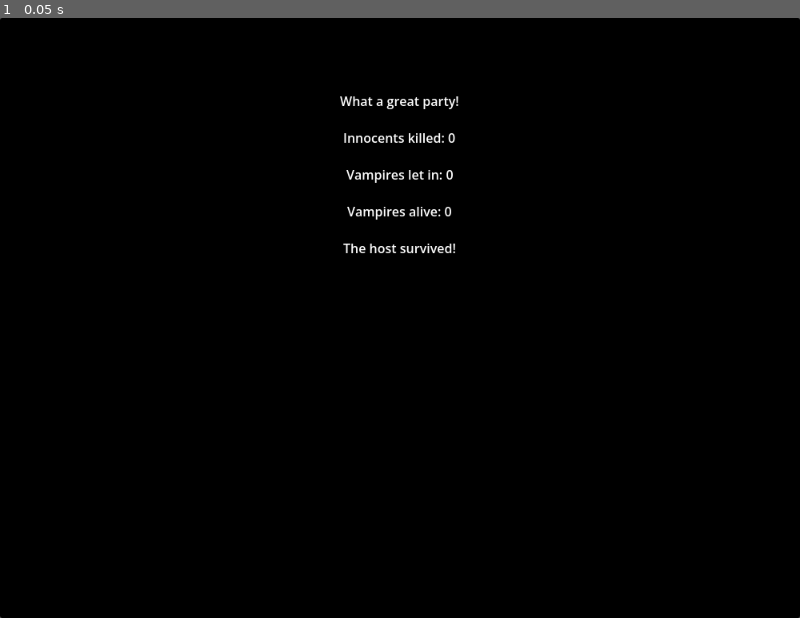
Above: before the commit, frame 1.
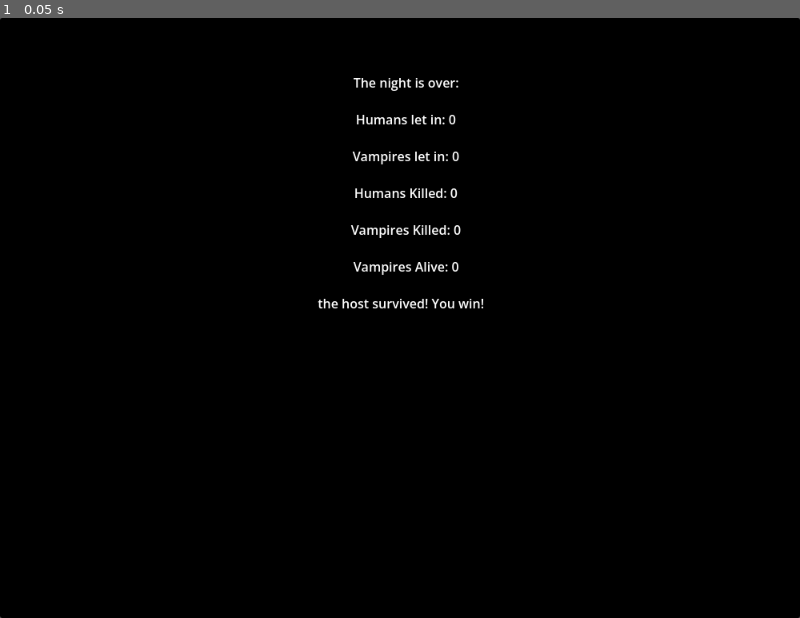
Above: after the commit, the same moment.

Repository: howarja/Vampire-Game
Game: Godot game, scene res://scenes/EndingScene.tscn
Two runs of this game, one before a commit and one after it. Both use one fixed random seed, a clock stepped at 60 frames per second and the inputs below. This scene is started directly instead of the project's main scene.
Inputs:
- Up to frame 1 (0.05 s): no input

The runs differ from the first frame. In frame 1, 1.6% of the frame differs, in the area x 39-61%, y 10-49%.

Commit message:
added stats to ending

Diff:
--- a/Characters/CountDown.tres
+++ b/Characters/CountDown.tres
@@ -30,6 +30,7 @@
 [resource]
 script = ExtResource("1_1rehx")
 fullName = "Count Down"
+vampire = true
 sprite = ExtResource("3_wimtb")
 afraidSprite = ExtResource("1_hush4")
 introDialaogue = Array[String](["what up", "its me the big count", "get ready for some goblin poker", "yep, its gambling time"])
--- a/scenes/EndingScene.tscn
+++ b/scenes/EndingScene.tscn
@@ -1,4 +1,6 @@
 [gd_scene format=3 uid="uid://c2ai1lfapplik"]
+
+[ext_resource type="Script" uid="uid://c8lbmb2jy31v3" path="res://scenes/ending_scene.gd" id="1_ldsnl"]
 
 [sub_resource type="StyleBoxFlat" id="StyleBoxFlat_qnm0e"]
 content_margin_left = 0.0
@@ -12,7 +14,9 @@
 corner_radius_bottom_left = 3
 corner_detail = 5
 
-[node name="EndingScene" type="Node2D" unique_id=2130332170]
+[node name="EndingScene" type="Node2D" unique_id=2130332170 node_paths=PackedStringArray("text")]
+script = ExtResource("1_ldsnl")
+text = NodePath("CanvasLayer/RichTextLabel")
 
 [node name="CanvasLayer" type="CanvasLayer" parent="." unique_id=1850741684]
 
--- /dev/null
+++ b/scenes/ending_scene.gd
@@ -0,0 +1,27 @@
+extends Node2D
+
+@export var text: RichTextLabel;
+
+
+func _ready() -> void:
+	var vampiresAlive: int = Globals.vampiresLetIn-Globals.vampiresKilled;
+
+	text.text = "[center]
+
+
+	The night is over:
+
+	Humans let in: "+str(Globals.humansLetIn)+"
+
+	Vampires let in: "+str(Globals.vampiresLetIn)+"
+
+	Humans Killed: "+str(Globals.humansKilled)+"
+
+	Vampires Killed: "+str(Globals.vampiresKilled)+"
+
+	Vampires Alive: "+str(vampiresAlive);
+
+	if vampiresAlive > 0:
+		text.text += "\n\n the host was killed and eaten by vampires. You failed.";
+	else:
+		text.text += "\n\n the host survived! You win!";
--- a/scripts/conversation_manager.gd
+++ b/scripts/conversation_manager.gd
@@ -92,6 +92,11 @@
 
 func killCharacter():
 	# kill the character
+	if currentCharacter.vampire:
+		Globals.vampiresKilled+=1;
+	else:
+		Globals.humansKilled+=1;
+
 	lastInteracted.kill();
 	characterSprite.texture = currentCharacter.afraidSprite;
 	anim.play("KillAnim");
--- a/scripts/doorway_manager.gd
+++ b/scripts/doorway_manager.gd
@@ -65,5 +65,10 @@
 
 func acceptGuest():
 	Globals.characters.acceptCharacter(currentCharacter);
+	if currentCharacter.vampire:
+		Globals.vampiresLetIn+=1;
+	else:
+		Globals.humansLetIn+=1;
+
 	exitConversation();
 	Globals.player.returnToHallway();
--- a/scripts/globals.gd
+++ b/scripts/globals.gd
@@ -7,6 +7,11 @@
 var ending: endingManager;
 var actionTimer: int = 0;
 
+var vampiresLetIn: int = 0;
+var humansLetIn: int = 0;
+var vampiresKilled: int = 0;
+var humansKilled: int = 0;
+
 func actionTaken() -> void:
 	actionTimer -= 1;
 
Not shown, added: scenes/ending_scene.gd.uid
